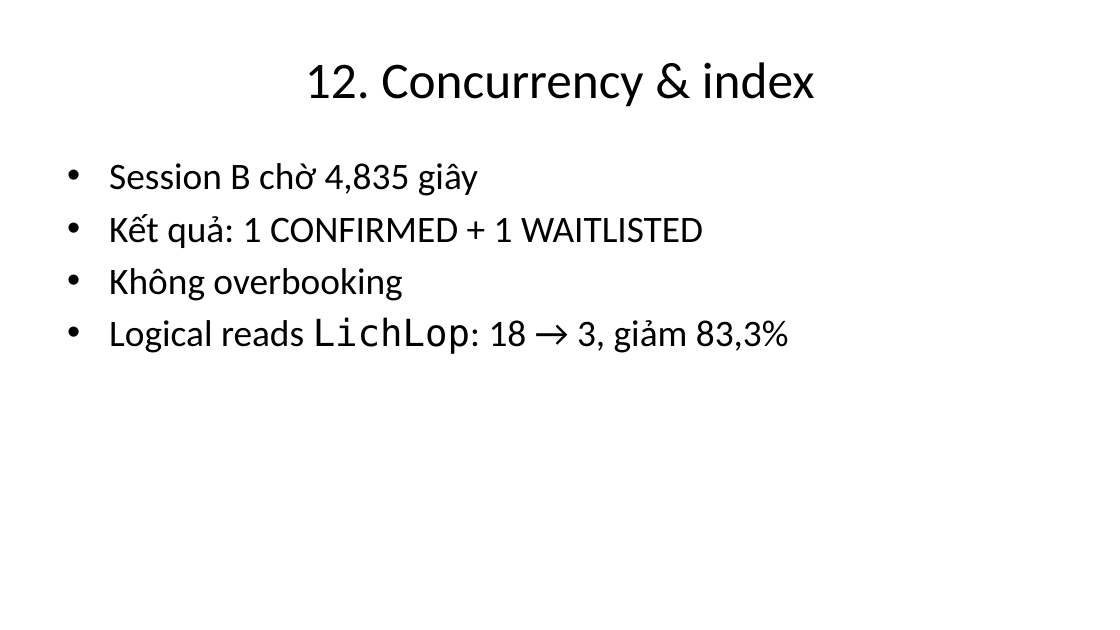
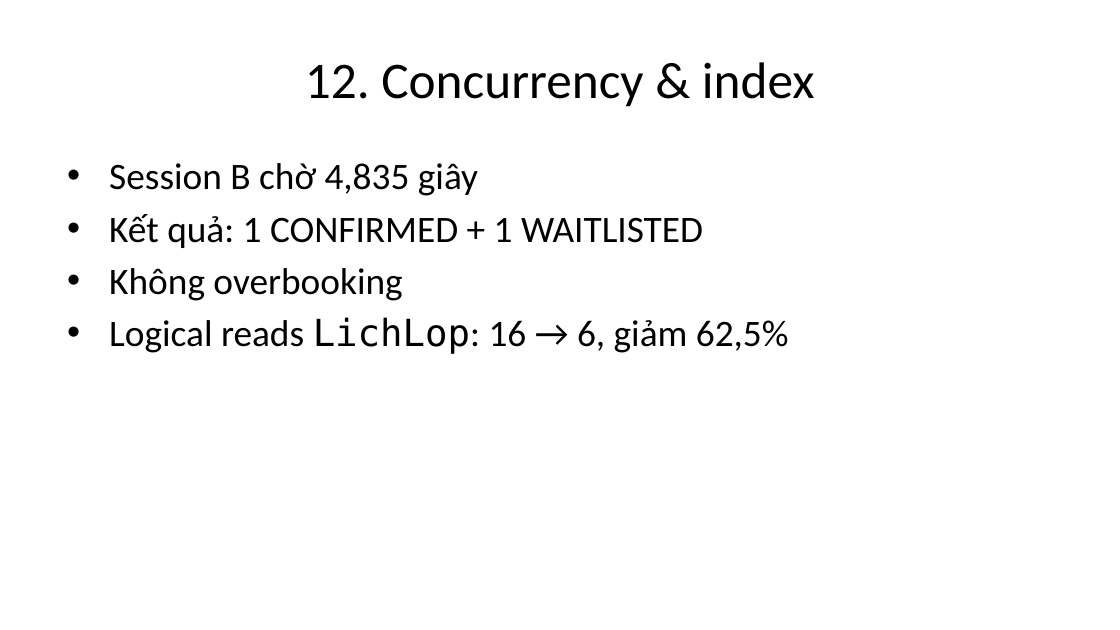
Before and after one commit to vhoanglong54/DBMS_FINALPROJECT, a slide deck: slide 13 of deliverables/HeThongQuanLyPhongGym_Slides.pptx. Drawn at 1120x630 pixels with LibreOffice and Linux fonts; fonts in the diff are those of the drawing. Boxes give left, top, right and bottom in pixels: in the first picture for what was removed or moved away, otherwise in the second. Text is boxed around its words. In the diff, an @@ line names an element or a change of style, - is before the commit and + after.

```diff
--- a/deliverables/HeThongQuanLyPhongGym_Slides.pptx
+++ b/deliverables/HeThongQuanLyPhongGym_Slides.pptx
@@ text at [109,317,789,354]: text changed @@
-• Logical reads LichLop: 18 → 3, giảm 83,3%
+• Logical reads LichLop: 16 → 6, giảm 62,5%
```
Also in this commit, not shown: 32 other files.
